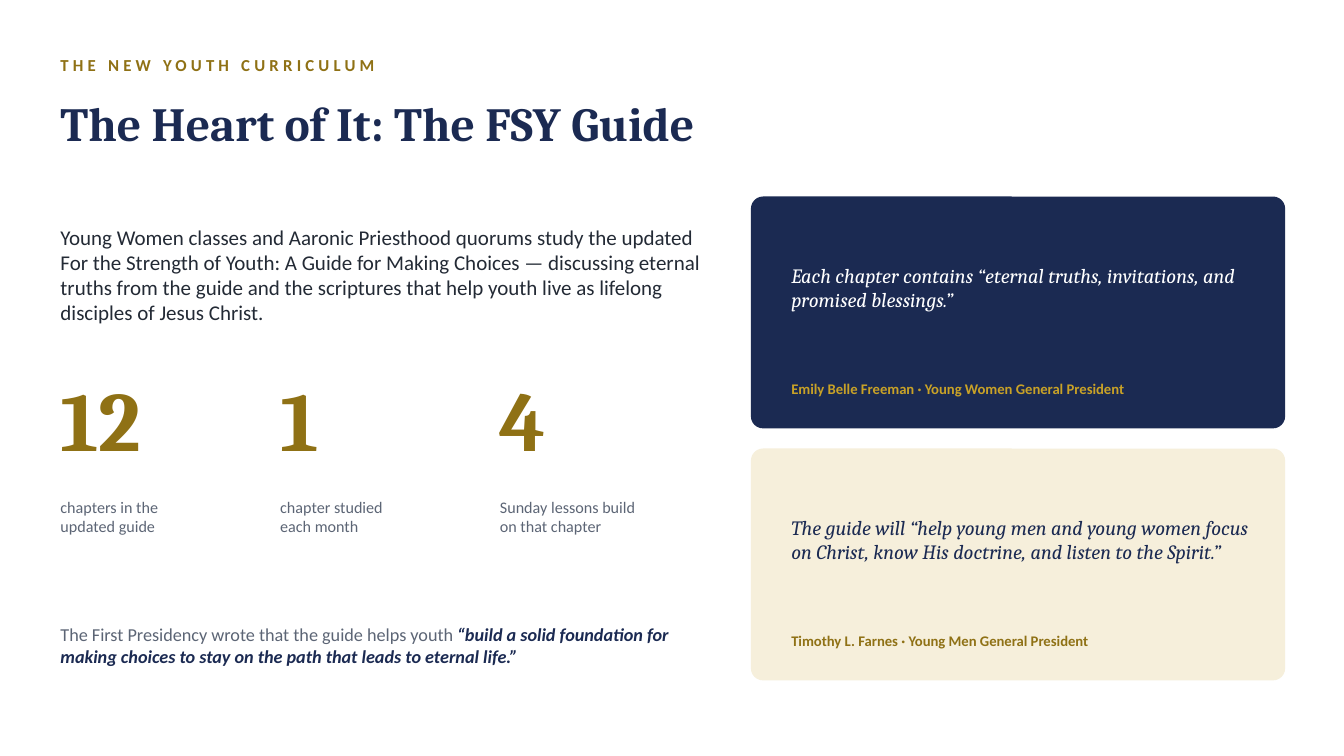
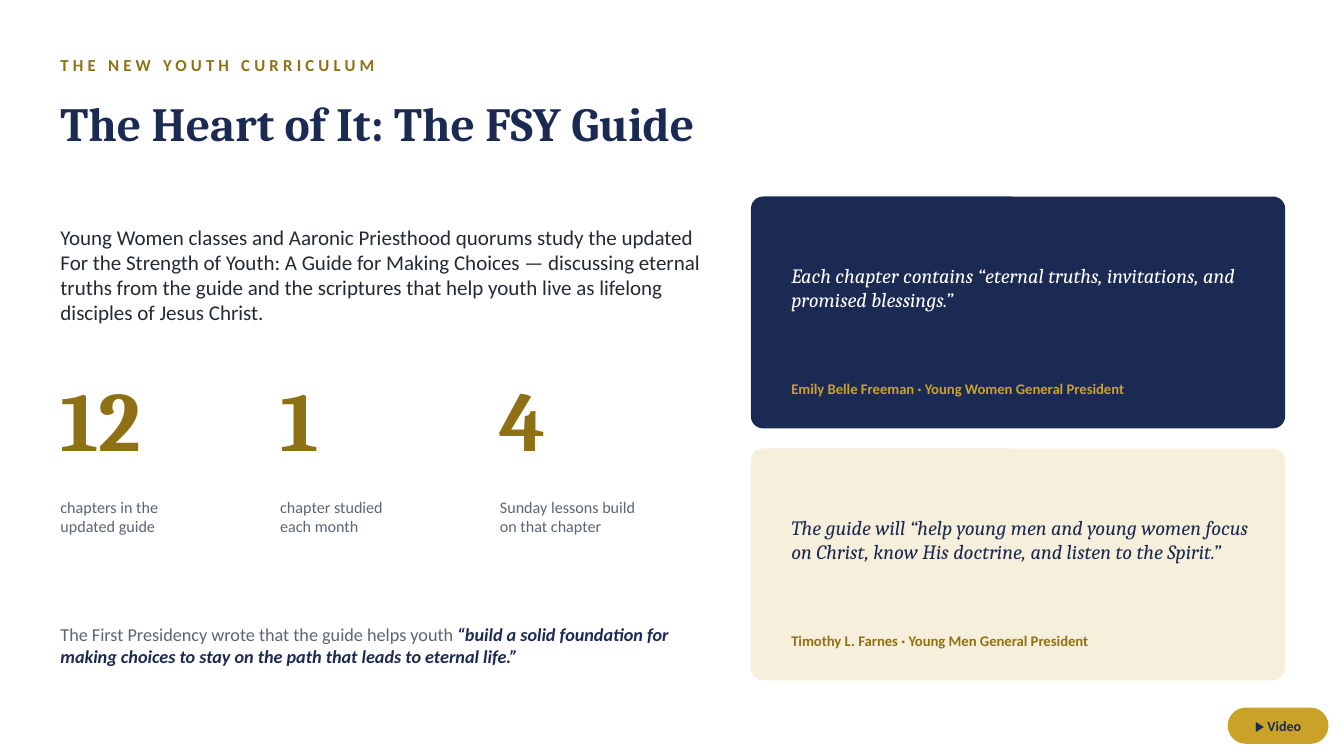
Before and after one commit to hblaylock1/parmagirlscamp, a slide deck: slide 6 of new-sunday-youth-curriculum.pptx. Drawn at 1344x756 pixels with LibreOffice and Linux fonts; fonts in the diff are those of the drawing. Boxes give left, top, right and bottom in pixels: in the first picture for what was removed or moved away, otherwise in the second. Text is boxed around its words. In the diff, an @@ line names an element or a change of style, - is before the commit and + after.

```diff
--- a/new-sunday-youth-curriculum.pptx
+++ b/new-sunday-youth-curriculum.pptx
@@ rounded rectangle added at (x1=1228, y1=708, x2=1329, y2=744), fill #C9A227, 10 pt, text #1B2A52, bold @@
+▶ Video
```
Also in this commit, not shown: 19 other slides changed, 1 other file.
